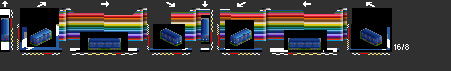
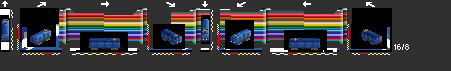
Layers edited between the first and the second 451x71 image:
added layer "9239lights+props" above "C4Blights" over [2, 19, 381, 43]
showed "C1lights" over [3, 39, 380, 43]
showed "C1roof" over [2, 20, 380, 41]
added layer "9239" above "9239sl" over [2, 24, 378, 46]
added layer "9239sl" above "C3lights" over [1, 36, 382, 48]
hid "C3lights" over [3, 39, 380, 43]
hid "C3", painted on it over [1, 19, 382, 50]
showed "C1", painted on it over [1, 19, 382, 50]
hid "Template" over [1, 18, 382, 50]
painted on "Bakgrund" over [62, 40, 347, 44]
